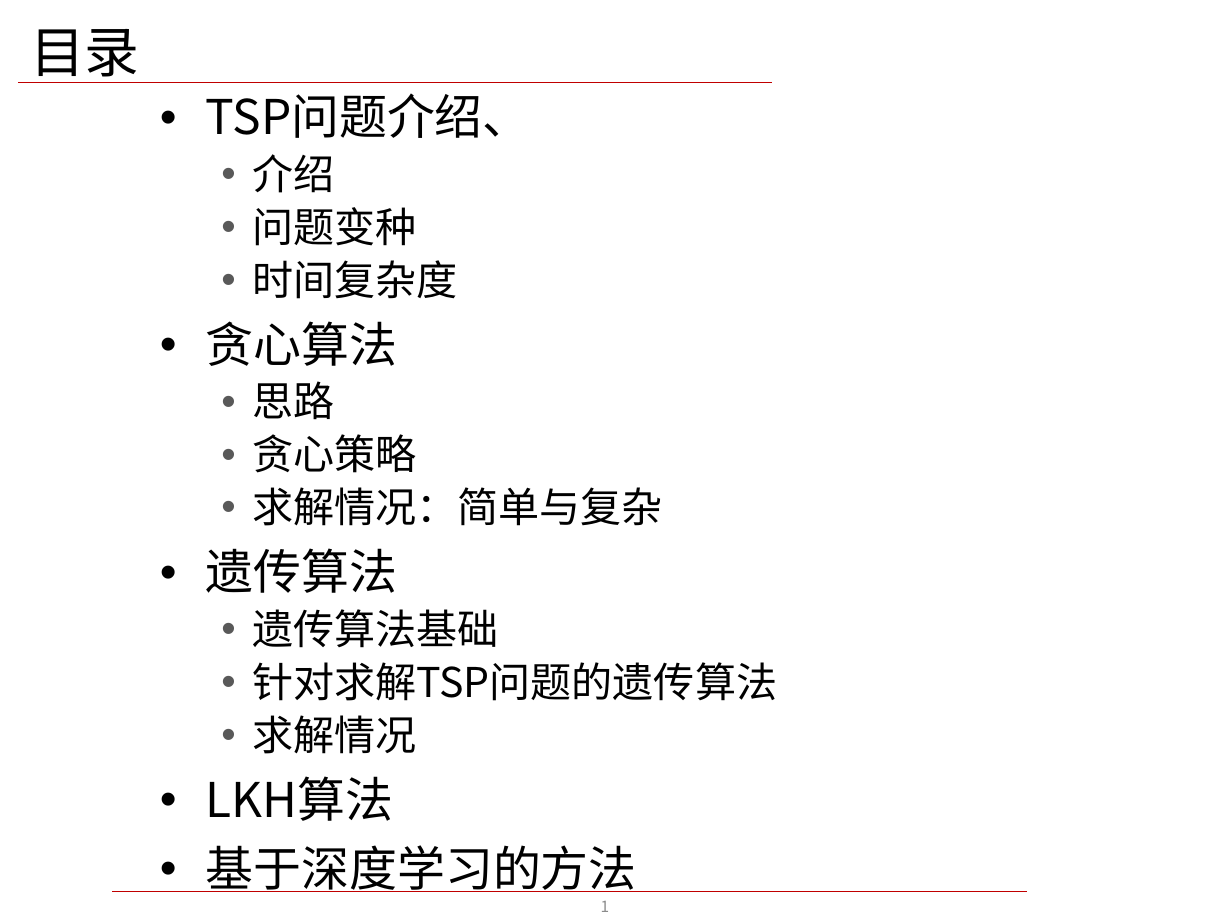
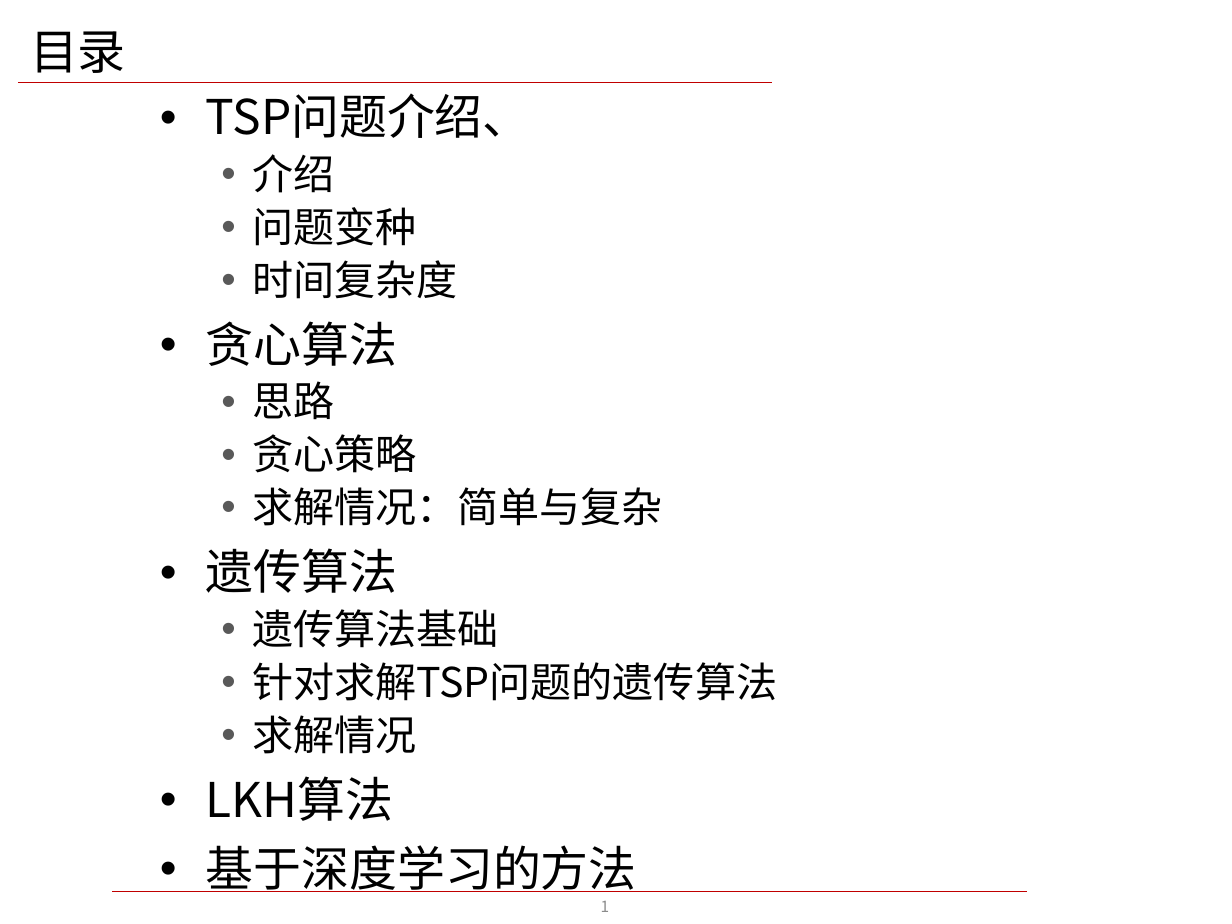
Before and after one commit to Cuijunhan/TSP, a slide deck: slide 2 of 转正报告 新模板 [自动保存的].pptx. Drawn at 1232x924 pixels with LibreOffice and Linux fonts; fonts in the diff are those of the drawing; background and template pictures are left out. Boxes give left, top, right and bottom in pixels: in the first picture for what was removed or moved away, otherwise in the second. Text is boxed around its words. In the diff, an @@ line names an element or a change of style, - is before the commit and + after.

```diff
--- a/转正报告 新模板 [自动保存的].pptx
+++ b/转正报告 新模板 [自动保存的].pptx
@@ title "目录" at <box>30,31,126,73</box>: size 32 to 28 pt @@
```
Also in this commit, not shown: 4 other slides changed, 2 slides added, 2 slides removed.
